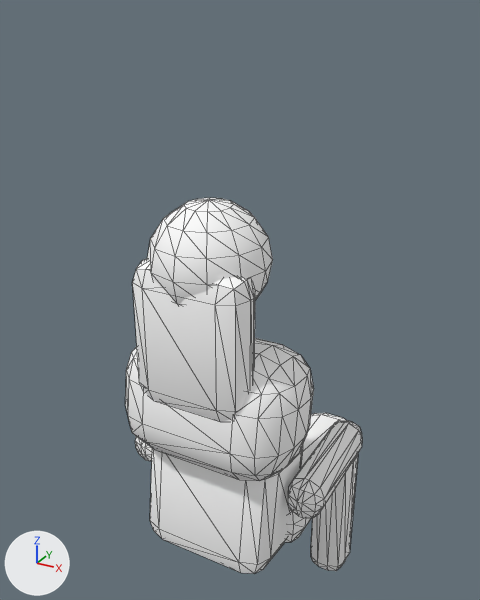
The glTF model public/models/person-b.glb as it was, and as the next commit left it.
The view is the same before and after, from a 50 mm lens placed at (0.606, -1.127, 1.567), pointed at (-0.076, 0.114, 0.947). Arrows for +X, +Y and +Z are at lower left; the lights stay in place. The older version comes first. Mesh edges are drawn as thin lines. Vertices at exactly the same position are counted once.

In view in the first picture: 'person-b'.
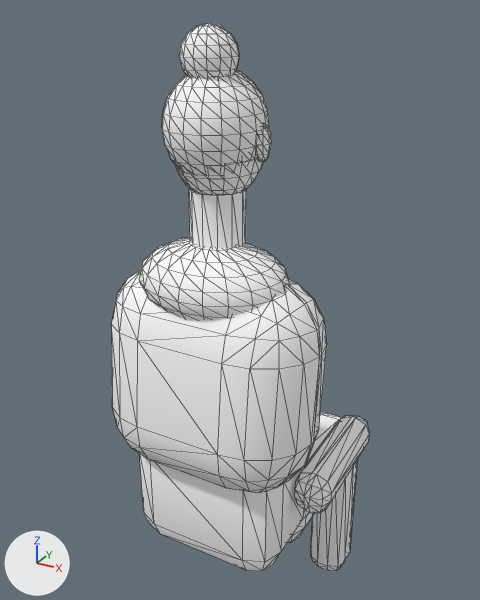
Diff of the bpy script that builds the scene:
```diff
--- a/public/models/person-b.glb.py
+++ b/public/models/person-b.glb.py
@@ me_person_b @@
 # used by ob_person_b; location = (0.0, 0.08, 0.638); scale = (0.618, 0.618, 0.618)
-me_person_b.from_pydata(...)  # 732 vertices, 1416 faces; spans x -0.38..0.38, y -0.55..0.55, z -1.0..1.0
+me_person_b.from_pydata(...)  # 1334 vertices, 2608 faces; spans x -0.33..0.33, y -0.45..0.45, z -1.0..1.0
+# me_person_b part 1: a new loose piece, a UV sphere (20 segments, 10 rings, poles along z) spanning x -0.2..0.2, y -0.42..-0.11, z 0.32..0.51, in mat_seat
+# me_person_b part 2: a new loose piece, a 12-sided cylinder along z spanning x -0.07..0.07, y -0.31..-0.17, z 0.43..0.64, in mat_seat
+# me_person_b part 3: the loose piece of 56 vertices spanning x -0.38..-0.25, y -0.34..0.15, z -0.07..0.08 is scaled about its middle by 0.811, then moved by (0.04, 0.03, -0.16)
+# me_person_b part 4: a new loose piece, an icosphere of 80 faces spanning x 0.092..0.126, y -0.251..-0.19, z 0.707..0.795, in mat_seat
+# me_person_b part 5: the loose piece of 56 vertices spanning x 0.04..0.28, y -0.27..0.41, z -0.3..-0.09 is scaled about its middle by 0.81, then moved by (-0.03, 0.0, -0.15)
+# me_person_b part 6: the loose piece of 56 vertices spanning x 0.07..0.25, y 0.36..0.55, z -1.0..-0.29 is scaled about its middle by 0.81, then moved by (-0.03, -0.08, -0.07)
+# me_person_b part 7: the loose piece of 56 vertices spanning x 0.25..0.38, y -0.34..0.15, z -0.07..0.08 is scaled about its middle by 0.811, then moved by (-0.04, 0.03, -0.16)
+# me_person_b part 8: a new loose piece, a UV sphere (18 segments, 12 rings, poles along z) spanning x -0.12..0.12, y -0.38..-0.11, z 0.65..0.91, in mat_seat
+# me_person_b part 9: a new loose piece, a UV sphere (14 segments, 8 rings, poles along z) spanning x -0.06..0.06, y -0.33..-0.2, z 0.87..1.0, in mat_seat
+# me_person_b part 10: the loose piece of 96 vertices spanning x -0.31..0.31, y -0.52..-0.12, z 0.1..0.53 is rebuilt with 152 vertices and now spans x -0.29..0.29, y -0.45..-0.08, z -0.13..0.44
+# me_person_b part 11: the loose piece of 56 vertices spanning x -0.24..0.24, y -0.47..-0.08, z -0.31..0.2 is rebuilt with 56 vertices and now spans x -0.22..0.22, y -0.38..-0.08, z -0.41..-0.02
+# me_person_b part 12: the loose piece of 56 vertices spanning x -0.19..0.19, y -0.53..-0.37, z 0.35..0.84 is deleted
+# me_person_b part 13: 187 vertices removed from x -0.19..0.19, y -0.55..-0.15, z 0.5..1.0; 199 vertices added at x -0.11..0.11, y -0.36..-0.1, z 0.61..0.91
+# other edits to the shape of me_person_b do not show in these pictures
 me_person_b.materials.append(mat_seat)
@@ ob_person_b @@
 ob_person_b = bpy.data.objects.new('person-b', me_person_b)
-ob_person_b.location = (0.0, 0.08, 0.638)
-ob_person_b.scale = (0.618, 0.618, 0.618)
+ob_person_b.location = (0.0, 0.073, 0.782)
+ob_person_b.scale = (0.762, 0.762, 0.762)
```

Where the change shows, as pixel boxes [x1, y1, x2, y2] in the pictures (480 x 600 px; the box of a moved part takes in the faces that stretch with it):
'person-b', reshaped, moved, rescaled (9% wider, 46% taller)
    before: [125, 198, 362, 573]
    after: [111, 23, 369, 571]
part 1 of me_person_b, added
    after: [139, 237, 289, 320]
part 2 of me_person_b, added
    after: [189, 188, 246, 249]
part 3 of me_person_b, moved or reshaped (not visible afterwards)
    before: [135, 436, 152, 461]
part 4 of me_person_b, added
    after: [256, 125, 272, 163]
part 5 of me_person_b, moved or reshaped
    before: [285, 413, 347, 542]
    after: [288, 413, 341, 542]
part 6 of me_person_b, moved or reshaped
    before: [311, 454, 358, 571]
    after: [311, 460, 358, 571]
part 7 of me_person_b, moved or reshaped
    before: [288, 421, 362, 518]
    after: [295, 415, 369, 513]
part 8 of me_person_b, added
    after: [162, 70, 269, 174]
part 9 of me_person_b, added
    after: [179, 23, 239, 78]
part 10 of me_person_b, rebuilt (14% wider, 56% taller)
    before: [125, 338, 314, 481]
    after: [111, 269, 327, 493]
part 11 of me_person_b, rebuilt
    before: [150, 446, 303, 573]
    after: [139, 453, 306, 571]
part 12 of me_person_b, deleted
    before: [132, 259, 255, 422]
part 13 of me_person_b, moved or reshaped
    before: [147, 198, 273, 305]
    after: [175, 153, 264, 195]
